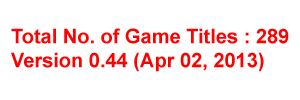
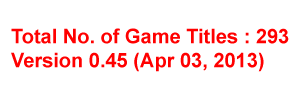
Layered file, before and after one edit (300×100). Changes by layer:
renamed "Total No. of Game Titles : 289 Version 0.44 (Apr 02, 2013)" to "Total No. of Game Titles : 293 Version 0.45 (Apr 03, 2013)", painted on it over [116, 28, 289, 68]
